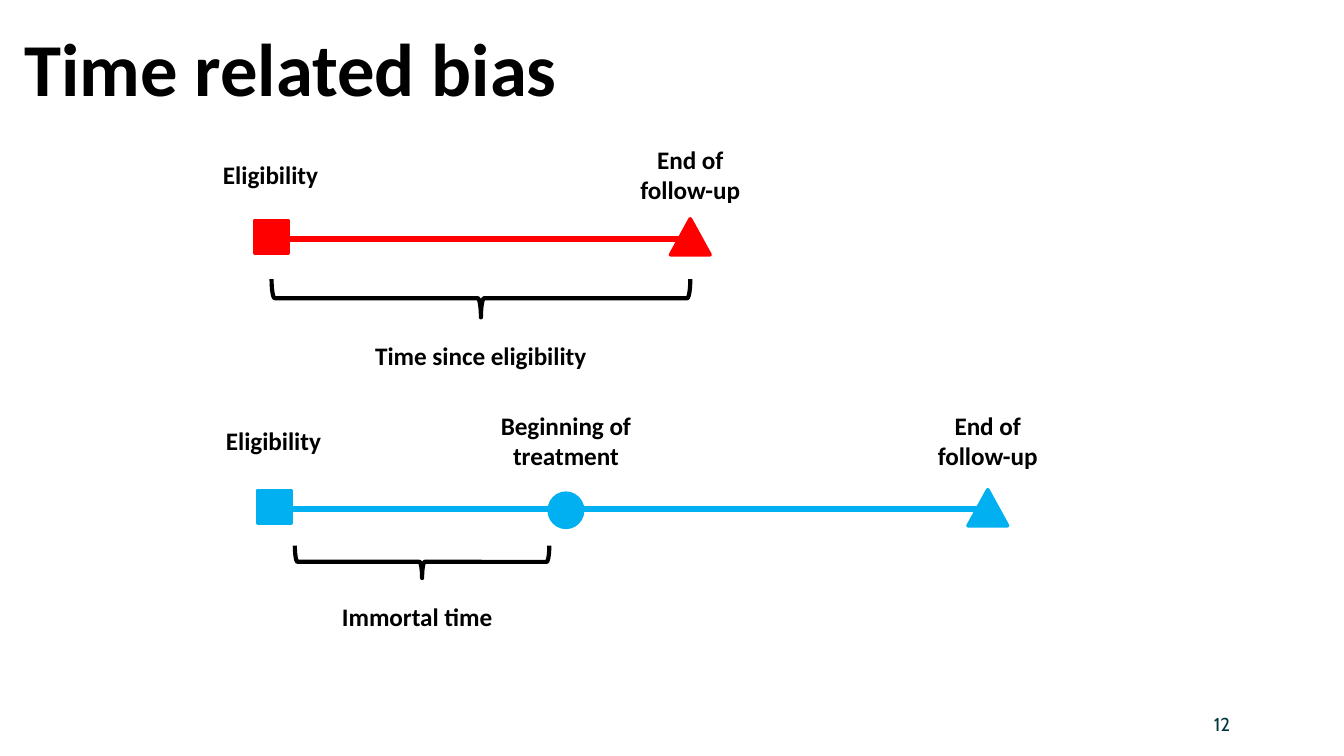
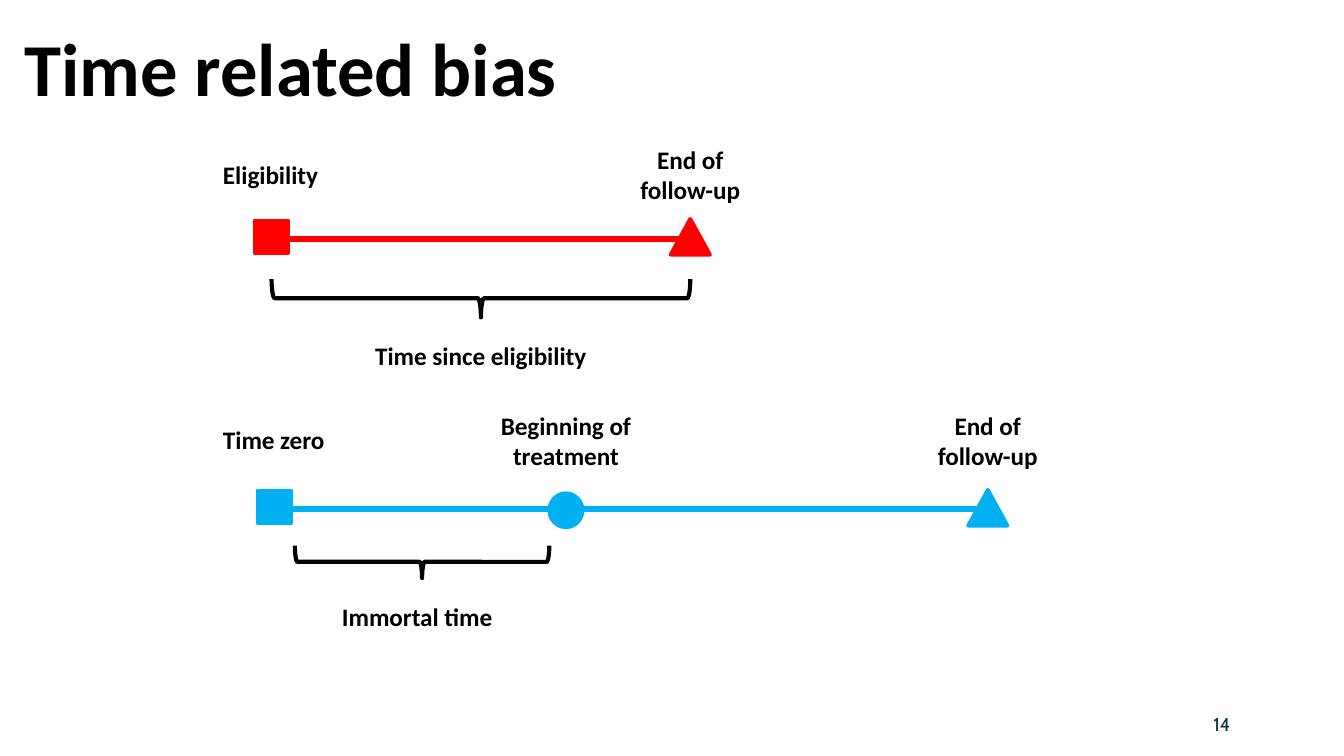
Before and after one commit to egonzato/PortfolioSetUp, a slide deck: slide 14 of public/assessing_comparability_sat_anchoring_eg_submission.pptx (slide 12 before the commit). Drawn at 1344x756 pixels with LibreOffice and Linux fonts; fonts in the diff are those of the drawing; background and template pictures are left out. Boxes give left, top, right and bottom in pixels: in the first picture for what was removed or moved away, otherwise in the second. Text is boxed around its words. In the diff, an @@ line names an element or a change of style, - is before the commit and + after.

```diff
--- a/public/assessing_comparability_sat_anchoring_eg_submission.pptx
+++ b/public/assessing_comparability_sat_anchoring_eg_submission.pptx
@@ text added at <box>223,431,324,450</box>, 13.5 pt, text #000000, bold @@
+Time zero
@@ text removed at <box>226,432,321,455</box> @@
-Eligibility
@@ page number at <box>1213,718,1230,731</box>: text changed @@
-12
+14
```
Also in this commit, not shown: 5 other slides changed, 5 slides added, 1 other file.
